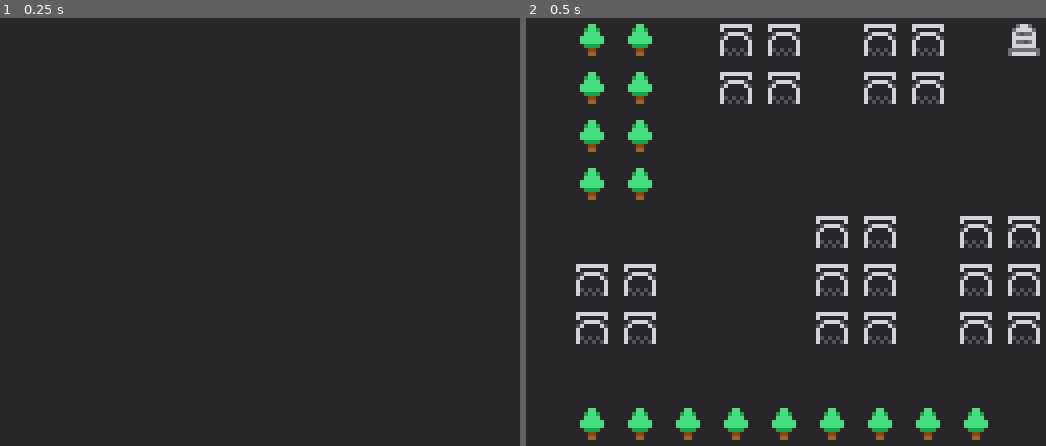
Above: before the commit, frames 1-2 (left to right).
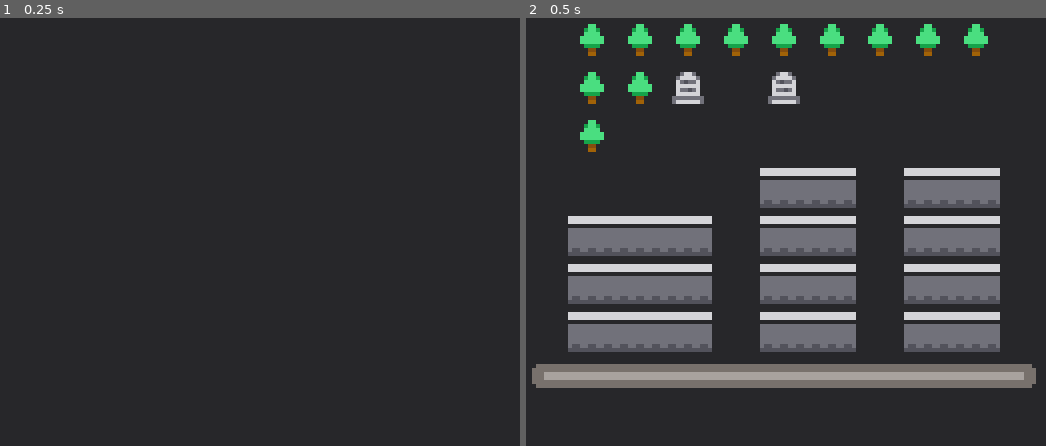
Above: after the commit, the same moments.

Repository: assertchris/game-invasion
Game: Godot game, scene res://nodes/screens/play-screen.tscn
Same seed, same stepped clock (60 frames per second), same inputs: the game is played once before the commit and once after it.
Inputs:
- Up to frame 1 (0.25 s): no input
- Up to frame 2 (0.5 s): no input

Frame 1 is identical in both runs. In frame 2, 33% of the frame differs, in the area x 1-99%, y 1-99%.

Commit message:
Increase sprite size + add roads

Diff:
--- a/nodes/doodads/grave-doodad.tscn
+++ b/nodes/doodads/grave-doodad.tscn
@@ -5,7 +5,7 @@
 
 [sub_resource type="AtlasTexture" id=1]
 atlas = ExtResource( 1 )
-region = Rect2( 64, 0, 8, 8 )
+region = Rect2( 96, 0, 12, 12 )
 
 [node name="GraveDoodad" instance=ExtResource( 2 )]
 script = null
--- a/nodes/doodads/house-doodad.tscn
+++ b/nodes/doodads/house-doodad.tscn
@@ -6,7 +6,7 @@
 
 [sub_resource type="AtlasTexture" id=1]
 atlas = ExtResource( 1 )
-region = Rect2( 16, 64, 8, 8 )
+region = Rect2( 48, 48, 12, 12 )
 
 [node name="HouseDoodad" instance=ExtResource( 2 )]
 script = ExtResource( 3 )
--- a/nodes/doodads/tree-doodad.tscn
+++ b/nodes/doodads/tree-doodad.tscn
@@ -6,7 +6,7 @@
 
 [sub_resource type="AtlasTexture" id=1]
 atlas = ExtResource( 1 )
-region = Rect2( 40, 0, 8, 8 )
+region = Rect2( 60, 0, 12, 12 )
 
 [node name="TreeDoodad" instance=ExtResource( 2 )]
 script = ExtResource( 3 )
--- a/nodes/doodads/water-doodad.gd
+++ /dev/null
@@ -1 +0,0 @@
-extends Doodad
--- a/nodes/doodads/water-doodad.tscn
+++ /dev/null
@@ -1,15 +0,0 @@
-[gd_scene load_steps=5 format=2]
-
-[ext_resource path="res://images/sprites.png" type="Texture" id=1]
-[ext_resource path="res://nodes/doodads/doodad.tscn" type="PackedScene" id=2]
-[ext_resource path="res://nodes/doodads/water-doodad.gd" type="Script" id=3]
-
-[sub_resource type="AtlasTexture" id=1]
-atlas = ExtResource( 1 )
-region = Rect2( 8, 24, 8, 8 )
-
-[node name="WaterDoodad" instance=ExtResource( 2 )]
-script = ExtResource( 3 )
-
-[node name="Sprite" type="Sprite" parent="." index="0"]
-texture = SubResource( 1 )
--- a/nodes/globals/constants.gd
+++ b/nodes/globals/constants.gd
@@ -7,27 +7,35 @@
 
 enum tiles_types {
 	none,
-	water,
 	tree,
 	grave,
 	house,
+	road,
 }
 
 const tiles_colors := {
-	tiles_types.water: "06b6d4",
 	tiles_types.tree: "22c55e",
 	tiles_types.grave: "71717a",
 	tiles_types.house: "ef4444",
+	tiles_types.road: "a855f7",
 }
 
-export var water_doodad : PackedScene
 export var tree_doodad : PackedScene
 export var grave_doodad : PackedScene
 export var house_doodad : PackedScene
 
 onready var tiles_doodads := {
-	tiles_types.water: water_doodad,
 	tiles_types.tree: tree_doodad,
 	tiles_types.grave: grave_doodad,
 	tiles_types.house: house_doodad,
 }
+
+const tiles_road_name := "roads"
+
+const rooms_total := 9
+
+enum rooms_types {
+	first,
+	normal,
+	last,
+}
--- a/nodes/globals/constants.tscn
+++ b/nodes/globals/constants.tscn
@@ -1,16 +1,14 @@
-[gd_scene load_steps=7 format=2]
+[gd_scene load_steps=6 format=2]
 
 [ext_resource path="res://nodes/globals/constants.gd" type="Script" id=1]
 [ext_resource path="res://images/tiles.png" type="Texture" id=2]
 [ext_resource path="res://nodes/doodads/tree-doodad.tscn" type="PackedScene" id=3]
 [ext_resource path="res://nodes/doodads/grave-doodad.tscn" type="PackedScene" id=4]
-[ext_resource path="res://nodes/doodads/water-doodad.tscn" type="PackedScene" id=5]
 [ext_resource path="res://nodes/doodads/house-doodad.tscn" type="PackedScene" id=6]
 
 [node name="Constants" type="Node"]
 script = ExtResource( 1 )
 tiles = ExtResource( 2 )
-water_doodad = ExtResource( 5 )
 tree_doodad = ExtResource( 3 )
 grave_doodad = ExtResource( 4 )
 house_doodad = ExtResource( 6 )
--- a/nodes/globals/generation.gd
+++ b/nodes/globals/generation.gd
@@ -1,4 +1,6 @@
 extends Node
+
+export var room_scene : PackedScene
 
 var tiles_data : Image
 
@@ -14,10 +16,6 @@
 
 	var offset = (randi() % Constants.tiles_count) * Constants.tiles_width
 	var room = []
-
-	print(Constants.tiles_count)
-	print(Constants.tiles_width)
-	print(offset)
 
 	for y in range(Constants.tiles_width):
 		var row = []
@@ -37,14 +35,90 @@
 
 	return room
 
-func draw_room_doodads(parent, layout: Array) -> void:
+func add_room_tiles(parent, layout: Array) -> void:
 	for y in range(Constants.tiles_width):
-		var row = []
+		for x in range(Constants.tiles_width):
+			if layout[y][x] != Constants.tiles_types.road:
+				continue
 
+			var type = parent.tile_set.find_tile_by_name(Constants.tiles_road_name)
+			parent.set_cell(x, y, type)
+
+func add_room_doodads(parent, layout: Array) -> void:
+	for y in range(Constants.tiles_width):
 		for x in range(Constants.tiles_width):
-			if layout[y][x] == Constants.tiles_types.none:
+			if layout[y][x] == Constants.tiles_types.none or layout[y][x] == Constants.tiles_types.road:
 				continue
 
 			var doodad = Constants.tiles_doodads[layout[y][x]].instance()
 			parent.add_child(doodad)
 			doodad.position = Vector2(x * 12, y * 12)
+
+func make_rooms(parent):
+	randomize()
+
+	var rooms_left = Constants.rooms_total - 1
+	var room_position_options = []
+
+	var rooms_made = []
+	var room_positions_taken = []
+
+	var first_room = room_scene.instance()
+	var first_room_position = Vector2(0, 0)
+
+	rooms_made.push_back([first_room, first_room_position, Constants.rooms_types.first])
+	room_positions_taken.push_back(first_room_position)
+
+	room_position_options += get_neighbor_positions(first_room_position)
+
+	while rooms_left > 0:
+		var array_index = randi() % room_position_options.size()
+		var next_room_position = room_position_options[array_index]
+
+		room_position_options.remove(array_index)
+
+		var next_room_type = Constants.rooms_types.normal
+
+		if rooms_left == 1:
+			next_room_type = Constants.rooms_types.last
+
+		var next_room = room_scene.instance()
+
+		rooms_made.push_back([next_room, next_room_position, next_room_type])
+		room_positions_taken.push_back(next_room_position)
+
+		var next_room_neighbors = get_neighbor_positions(next_room_position)
+
+		if not room_positions_taken.has(next_room_neighbors[0]):
+			room_position_options.push_back(next_room_neighbors[0])
+
+		if not room_positions_taken.has(next_room_neighbors[1]):
+			room_position_options.push_back(next_room_neighbors[1])
+
+		if not room_positions_taken.has(next_room_neighbors[2]):
+			room_position_options.push_back(next_room_neighbors[2])
+
+		if not room_positions_taken.has(next_room_neighbors[3]):
+			room_position_options.push_back(next_room_neighbors[3])
+
+		rooms_left -= 1
+
+	for room in rooms_made:
+		if room[1] == first_room_position:
+			continue
+
+		parent.add_child(room[0])
+		room[0].visible = false
+
+	Variables.current_room = first_room
+	parent.add_child(Variables.current_room)
+
+	Variables.current_room.visible = true
+
+func get_neighbor_positions(position) -> Array:
+	return [
+		Vector2(position.x, position.y - 1),
+		Vector2(position.x + 1, position.y),
+		Vector2(position.x, position.y + 1),
+		Vector2(position.x - 1, position.y),
+	]
--- a/nodes/globals/generation.tscn
+++ b/nodes/globals/generation.tscn
@@ -1,6 +1,8 @@
-[gd_scene load_steps=2 format=2]
+[gd_scene load_steps=3 format=2]
 
 [ext_resource path="res://nodes/globals/generation.gd" type="Script" id=1]
+[ext_resource path="res://nodes/room.tscn" type="PackedScene" id=2]
 
 [node name="Generation" type="Node"]
 script = ExtResource( 1 )
+room_scene = ExtResource( 2 )
--- a/nodes/globals/variables.gd
+++ b/nodes/globals/variables.gd
@@ -1 +1,3 @@
 extends Node
+
+var current_room : Node2D
--- /dev/null
+++ b/nodes/room.gd
@@ -0,0 +1,11 @@
+extends Node2D
+
+onready var _roads := $Roads
+onready var _doodads := $Doodads
+
+func _ready() -> void:
+	var layout = Generation.get_room_layout()
+	Generation.add_room_tiles(_roads, layout)
+	Generation.add_room_doodads(_doodads, layout)
+
+	_roads.update_bitmask_region(Vector2(0, 0), Vector2(Constants.tiles_width, Constants.tiles_width))
--- /dev/null
+++ b/nodes/room.tscn
@@ -0,0 +1,16 @@
+[gd_scene load_steps=3 format=2]
+
+[ext_resource path="res://nodes/room.gd" type="Script" id=1]
+[ext_resource path="res://resources/tiles.tres" type="TileSet" id=2]
+
+[node name="Room" type="Node2D"]
+script = ExtResource( 1 )
+
+[node name="Roads" type="TileMap" parent="."]
+position = Vector2( -6, -6 )
+tile_set = ExtResource( 2 )
+cell_size = Vector2( 12, 12 )
+cell_custom_transform = Transform2D( 12, 0, 0, 12, 0, 0 )
+format = 1
+
+[node name="Doodads" type="YSort" parent="."]
--- a/nodes/screens/play-screen.gd
+++ b/nodes/screens/play-screen.gd
@@ -6,4 +6,4 @@
 	# DEBUG add delay because play is loaded first
 	yield(get_tree().create_timer(0.25), "timeout")
 
-	Generation.draw_room_doodads(_room, Generation.get_room_layout())
+	Generation.make_rooms(_room)
--- a/project.godot
+++ b/project.godot
@@ -54,6 +54,7 @@
 [rendering]
 
 quality/driver/driver_name="GLES2"
+2d/snapping/use_gpu_pixel_snap=true
 vram_compression/import_etc=true
 vram_compression/import_etc2=false
 environment/default_clear_color=Color( 0.152941, 0.152941, 0.164706, 1 )
--- /dev/null
+++ b/resources/tiles.tres
@@ -0,0 +1,28 @@
+[gd_resource type="TileSet" load_steps=2 format=2]
+
+[ext_resource path="res://images/sprites.png" type="Texture" id=1]
+
+[resource]
+0/name = "roads"
+0/texture = ExtResource( 1 )
+0/tex_offset = Vector2( 0, 0 )
+0/modulate = Color( 1, 1, 1, 1 )
+0/region = Rect2( 0, 156, 84, 24 )
+0/tile_mode = 1
+0/autotile/bitmask_mode = 1
+0/autotile/bitmask_flags = [ Vector2( 0, 0 ), 176, Vector2( 0, 1 ), 50, Vector2( 1, 0 ), 152, Vector2( 1, 1 ), 26, Vector2( 2, 0 ), 146, Vector2( 2, 1 ), 56, Vector2( 3, 0 ), 24, Vector2( 3, 1 ), 144, Vector2( 4, 0 ), 18, Vector2( 4, 1 ), 48, Vector2( 5, 0 ), 178, Vector2( 5, 1 ), 58, Vector2( 6, 0 ), 184, Vector2( 6, 1 ), 154 ]
+0/autotile/icon_coordinate = Vector2( 0, 0 )
+0/autotile/tile_size = Vector2( 12, 12 )
+0/autotile/spacing = 0
+0/autotile/occluder_map = [  ]
+0/autotile/navpoly_map = [  ]
+0/autotile/priority_map = [  ]
+0/autotile/z_index_map = [  ]
+0/occluder_offset = Vector2( 0, 0 )
+0/navigation_offset = Vector2( 0, 0 )
+0/shape_offset = Vector2( 0, 0 )
+0/shape_transform = Transform2D( 1, 0, 0, 1, 0, 0 )
+0/shape_one_way = false
+0/shape_one_way_margin = 0.0
+0/shapes = [  ]
+0/z_index = 0
Binary file changed: images/sprites.png
Binary file changed: images/tiles.png
